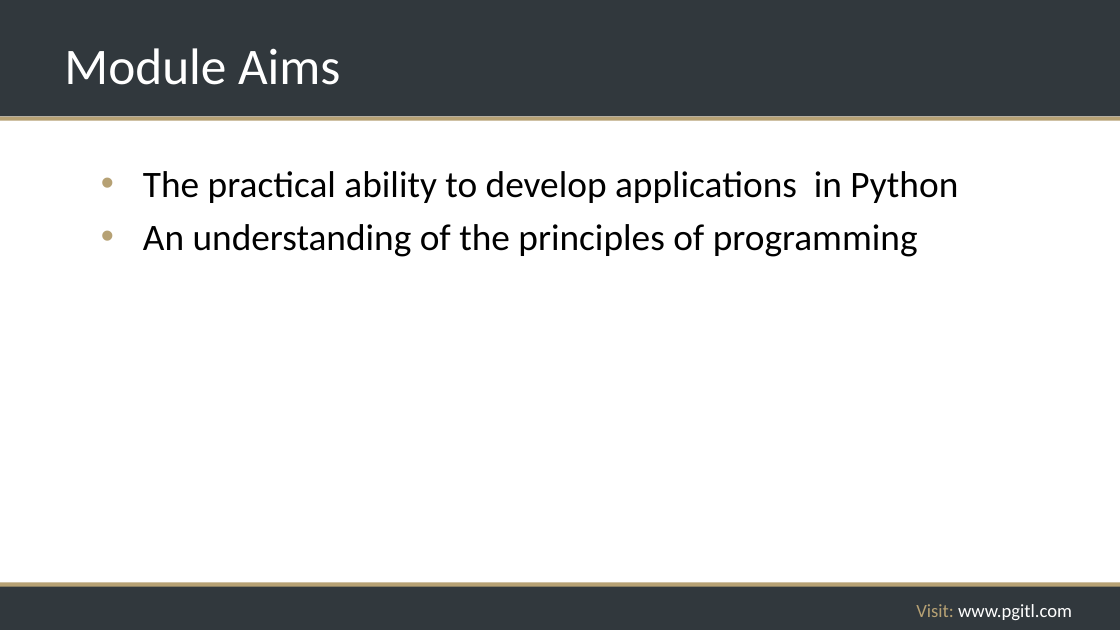
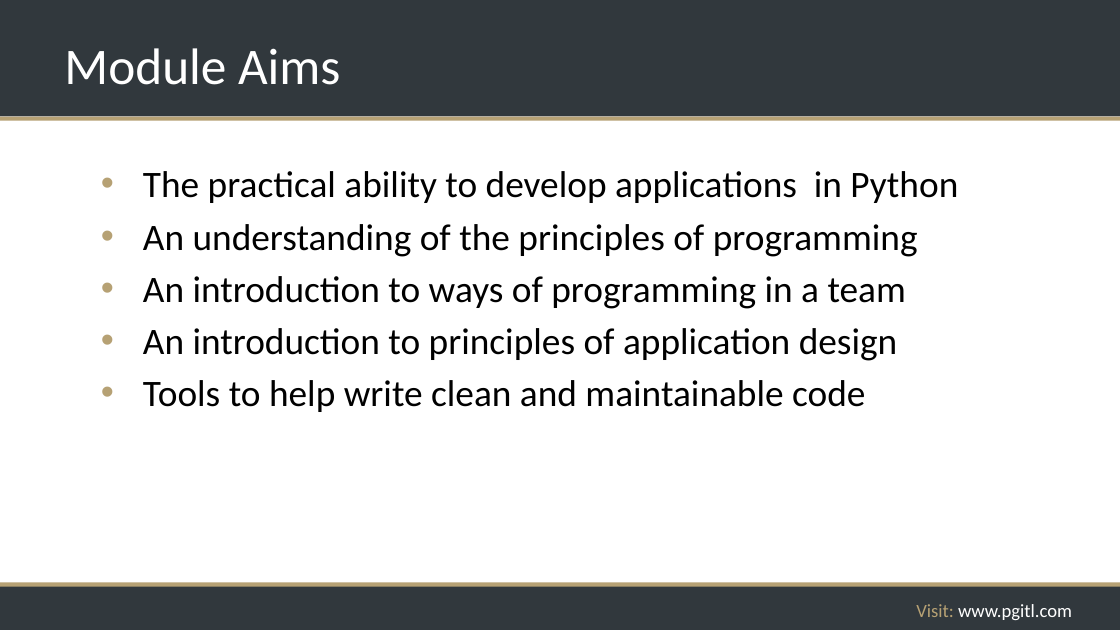
Before and after one commit to rikkouri/project-a, a slide deck: slide 3 of Programming Foundations.pptx. Drawn at 1120x630 pixels with LibreOffice and Linux fonts; fonts in the diff are those of the drawing; background and template pictures are left out. Boxes give left, top, right and bottom in pixels: in the first picture for what was removed or moved away, otherwise in the second. Text is boxed around its words. In the diff, an @@ line names an element or a change of style, - is before the commit and + after.

```diff
--- a/Programming Foundations.pptx
+++ b/Programming Foundations.pptx
@@ text at box(143, 276, 906, 412): paragraphs added @@
+• An introduction to ways of programming in a team
+• An introduction to principles of application design
+• Tools to help write clean and maintainable code
```
Also in this commit, not shown: 3 other slides changed.
